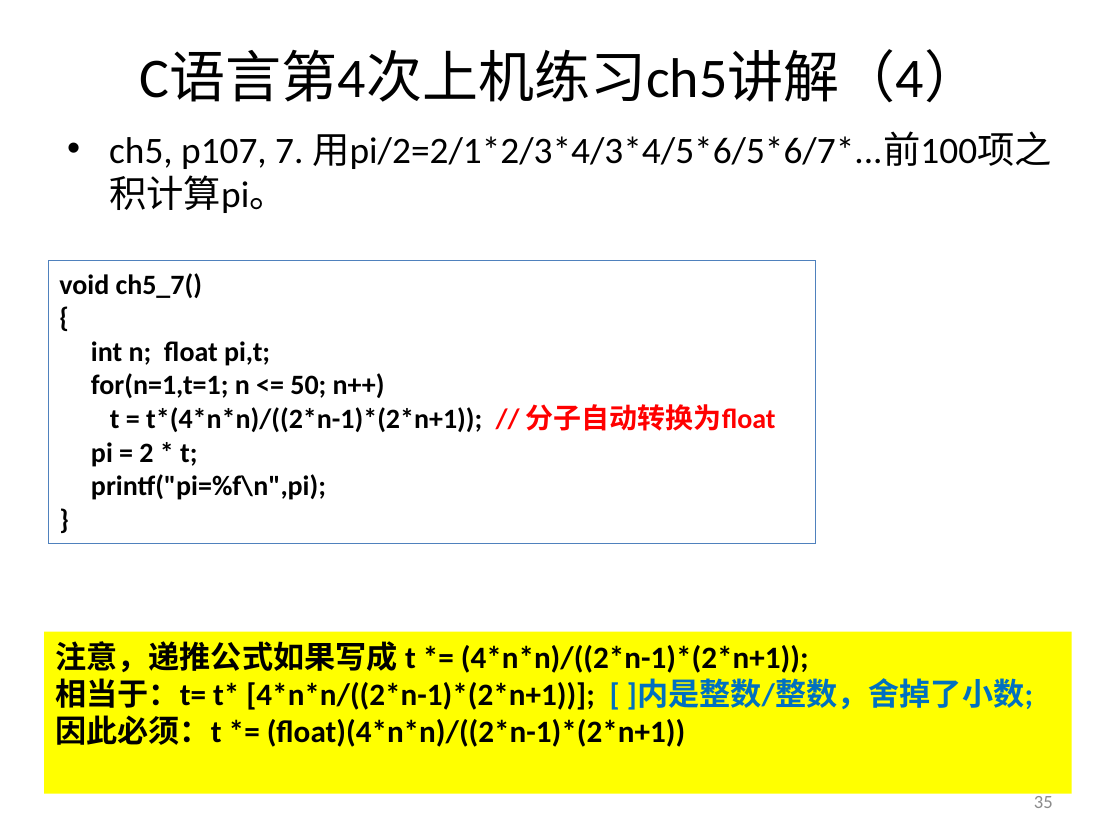
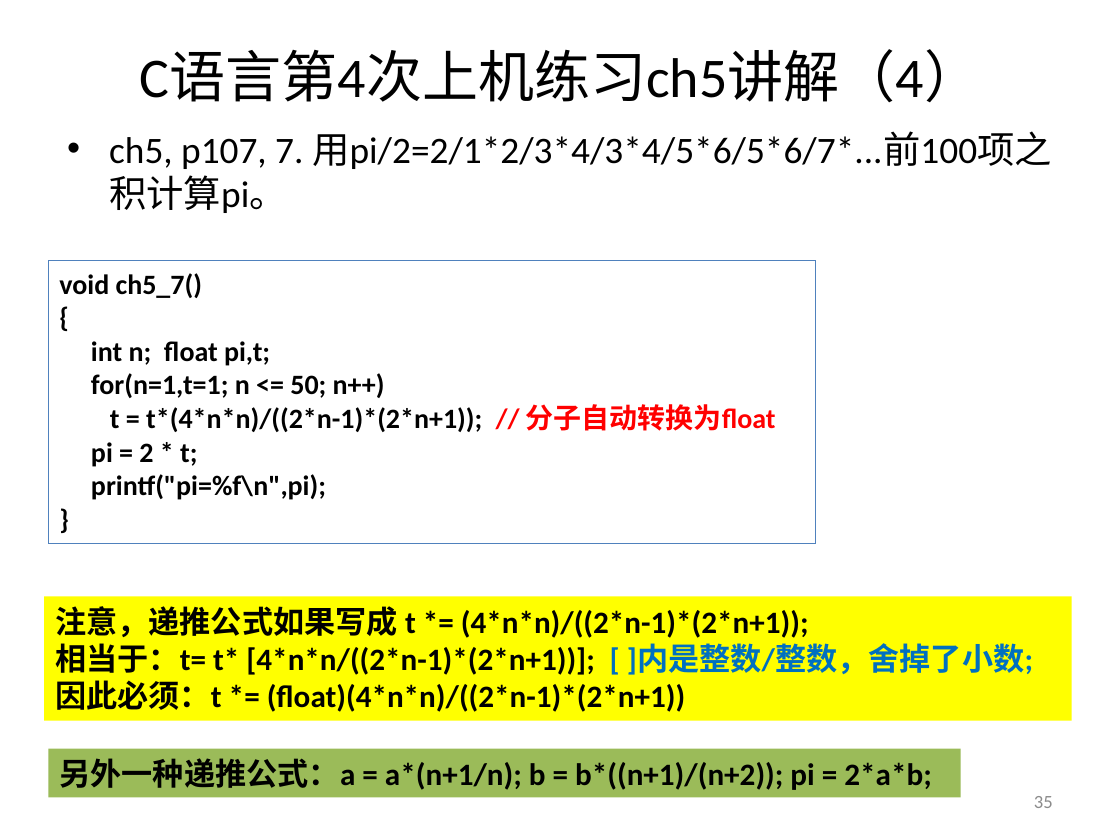
Before and after one commit to jtrfid/C-Repositories, a slide deck: slide 35 of 2016/上机安排.pptx. Drawn at 1120x840 pixels with LibreOffice and Linux fonts; fonts in the diff are those of the drawing. Boxes give left, top, right and bottom in pixels: in the first picture for what was removed or moved away, otherwise in the second. Text is boxed around its words. In the diff, an @@ line names an element or a change of style, - is before the commit and + after.

```diff
--- a/2016/上机安排.pptx
+++ b/2016/上机安排.pptx
@@ rectangle "注意，递推公式如果写成 t *= (4*n*n)/((2*n-1)*(2*n+1));": place and size @@
-rectangle "注意，递推公式如果写成 t *= (4*n*n)/((2*n-1)*(2*n+1));" at bbox=[44, 632, 1071, 794]
+rectangle "注意，递推公式如果写成 t *= (4*n*n)/((2*n-1)*(2*n+1));" at bbox=[44, 596, 1071, 720]
@@ rectangle added at bbox=[48, 748, 961, 797], fill #9BBB59, 20 pt, text #000000, bold @@
+另外一种递推公式：a = a*(n+1/n); b = b*((n+1)/(n+2)); pi = 2*a*b;
```
Also in this commit, not shown: 2 other slides changed, 4 other files.
